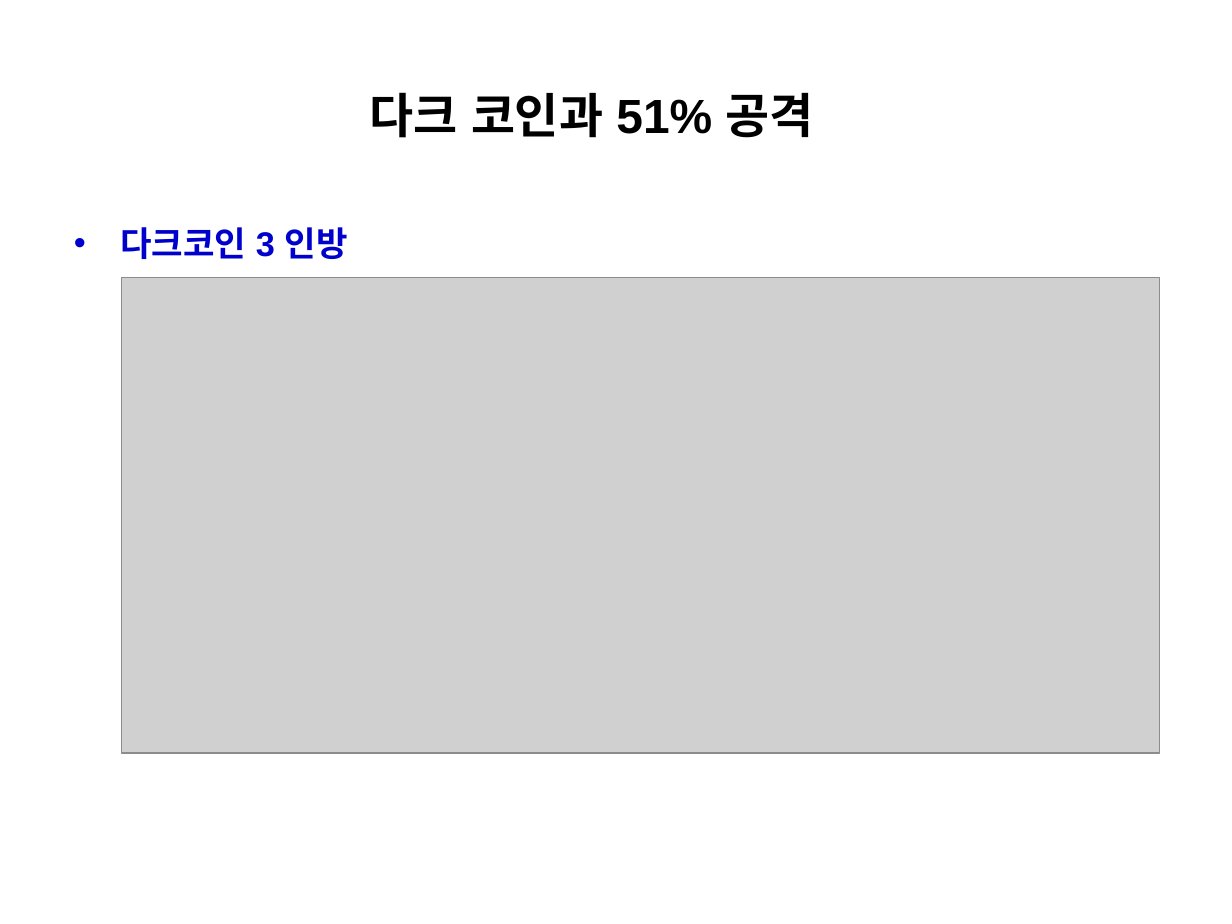
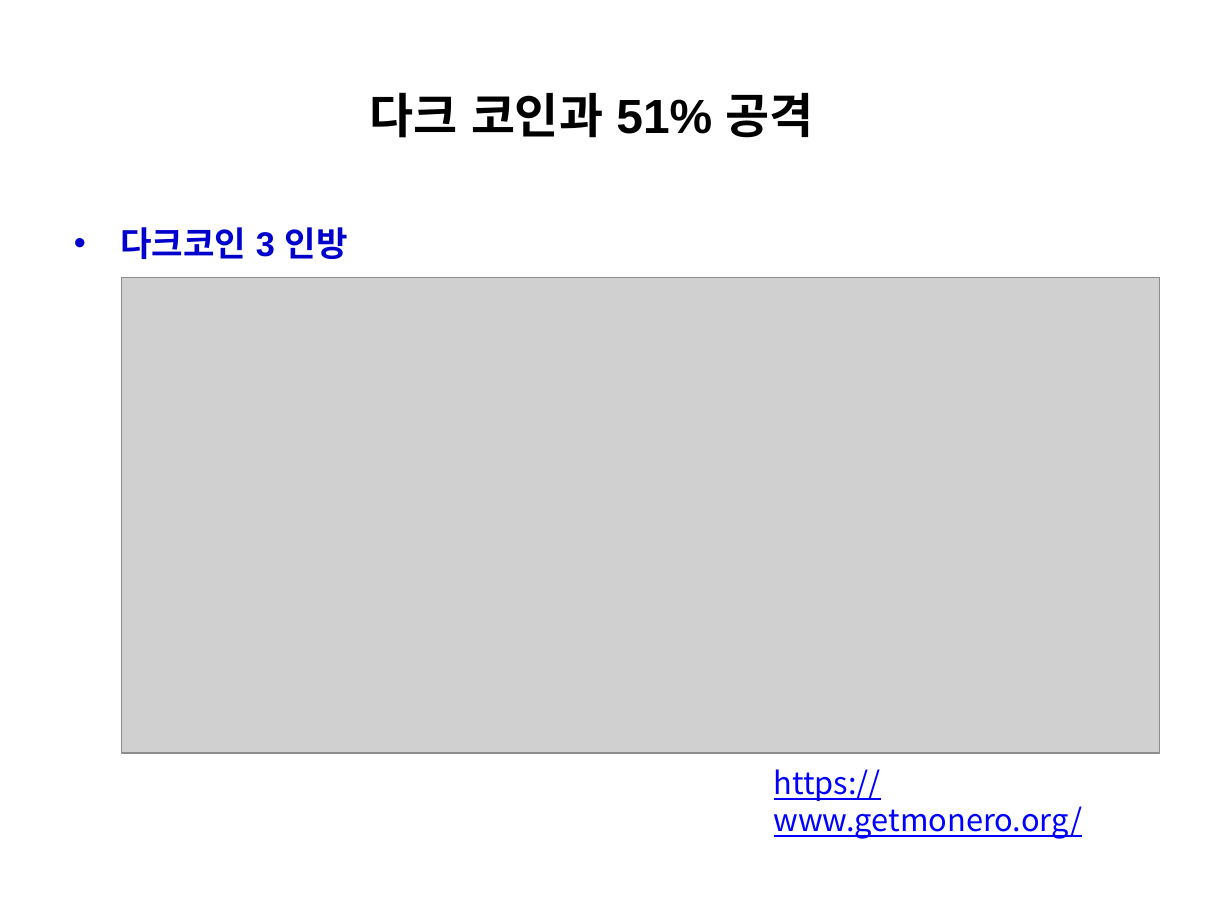
Before and after one commit to park-1927/course, a slide deck: slide 5 of 블록체인/2025-8-다크 코인과 51% 공격.pptx. Drawn at 1232x924 pixels with LibreOffice and Linux fonts; fonts in the diff are those of the drawing; grey boxes stand for pictures. Boxes give left, top, right and bottom in pixels: in the first picture for what was removed or moved away, otherwise in the second. Text is boxed around its words. In the diff, an @@ line names an element or a change of style, - is before the commit and + after.

```diff
--- a/블록체인/2025-8-다크 코인과 51% 공격.pptx
+++ b/블록체인/2025-8-다크 코인과 51% 공격.pptx
@@ text added at <box>774,769,1083,839</box>, 18 pt, text #0000FF, underline @@
+https://www.getmonero.org/
```
Also in this commit, not shown: 3 other slides changed, 2 slides added, 1 other file.
